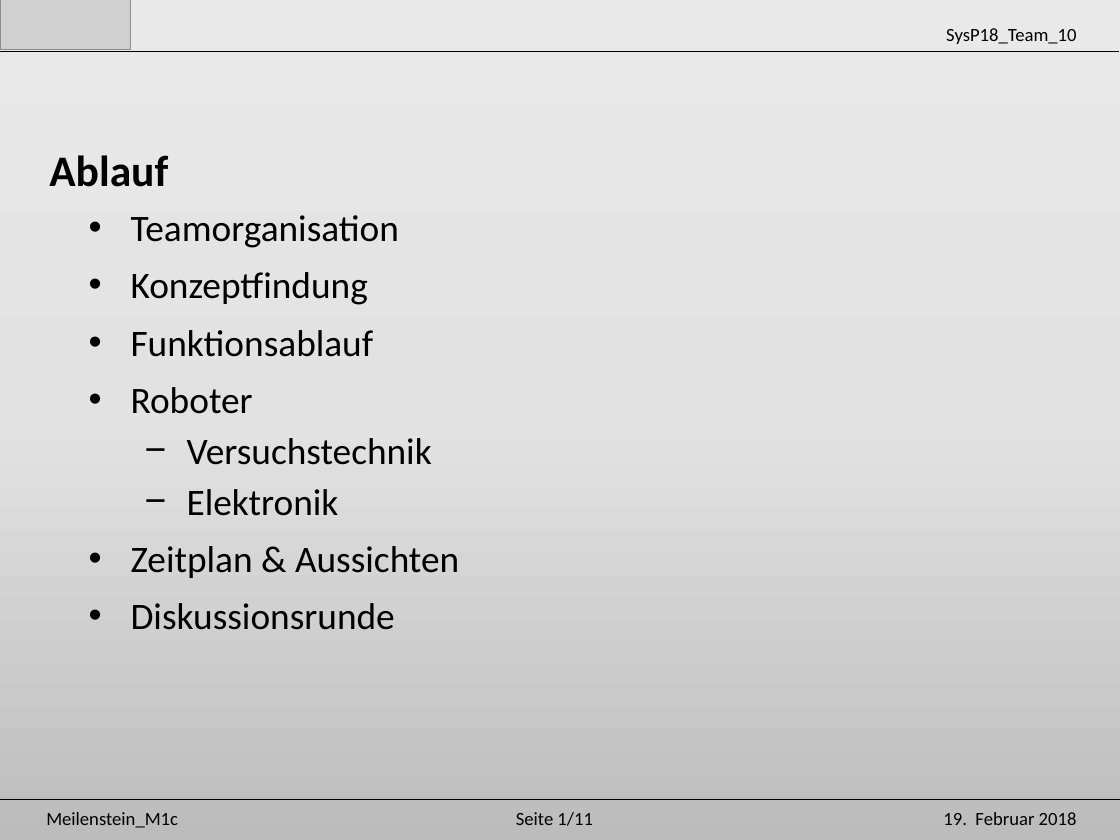
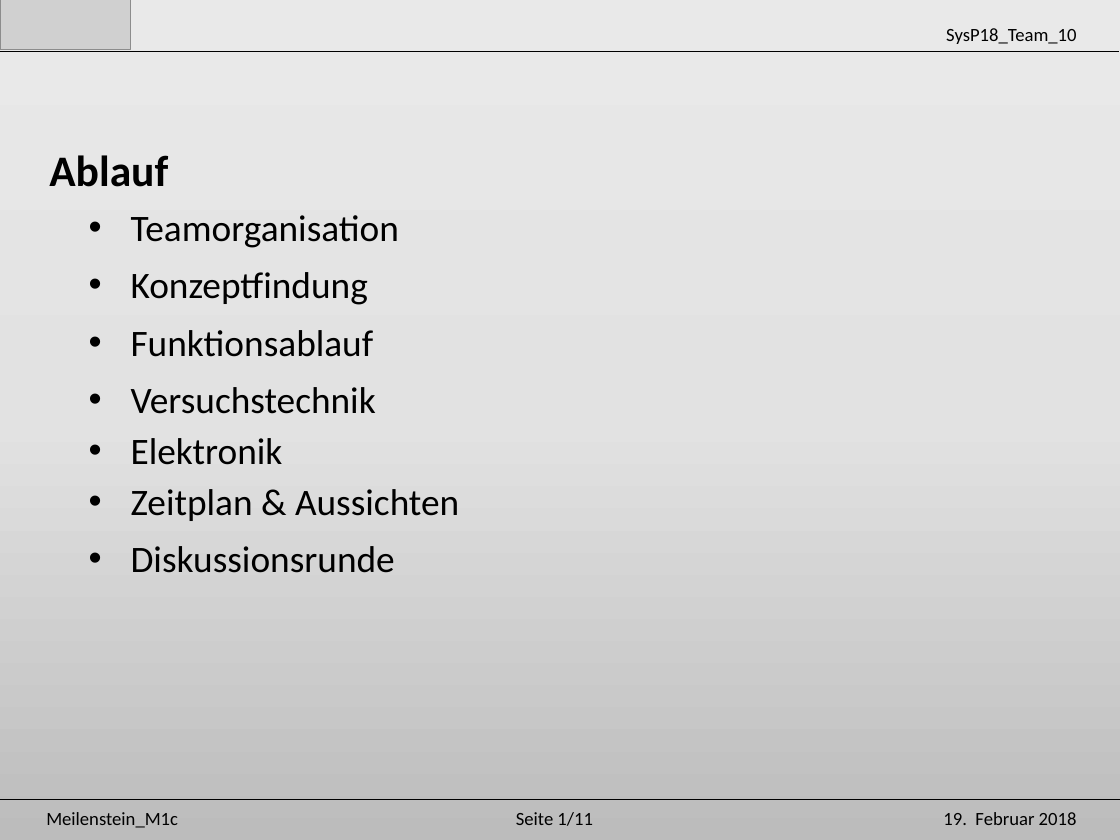
Before and after one commit to Unaqwyn/SysP18_1cv, a slide deck: slide 2 of 01_Organisation/02_Meilensteine/m1c/Praesentation_m1c.pptx. Drawn at 1120x840 pixels with LibreOffice and Linux fonts; fonts in the diff are those of the drawing; grey boxes stand for pictures. Boxes give left, top, right and bottom in pixels: in the first picture for what was removed or moved away, otherwise in the second. Text is boxed around its words. In the diff, an @@ line names an element or a change of style, - is before the commit and + after.

```diff
--- a/01_Organisation/02_Meilensteine/m1c/Praesentation_m1c.pptx
+++ b/01_Organisation/02_Meilensteine/m1c/Praesentation_m1c.pptx
@@ text at (131, 387, 253, 414): paragraph removed @@
-• Roboter
@@ text at (131, 387, 376, 465): bullet − to •; list level 2 to 1 in "Versuchstechnik"; list level 2 to 1 in "Elektronik" @@
```
Also in this commit, not shown: 1 other slide changed.
